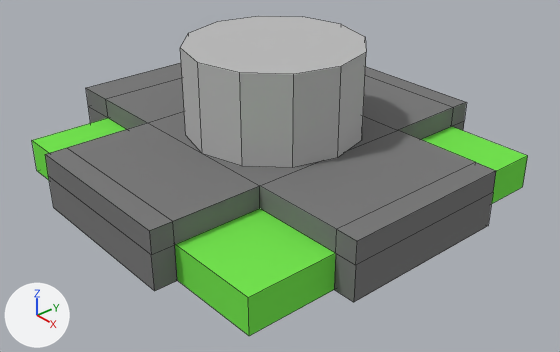
Renders of the Blender file blend/green_base.blend from each side of a commit.
Before and after are seen from a camera (50 mm lens) standing at (1.214, -1.037, 0.806) and looking at (0.046, -0.024, -0.006). Arrows for +X, +Y and +Z are at lower left; the lights stay in place. Mesh edges are drawn as thin lines.
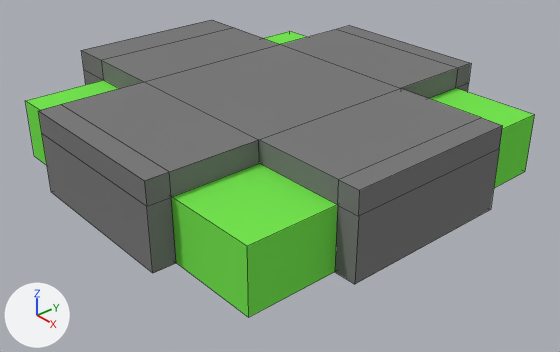
Where the change shows, as pixel boxes (x1, y1, x2, y2) in the pictures (560 x 352 px):
'Cube', reshaped (7% shorter)
    before: (32, 16, 528, 336)
    after: (26, 20, 534, 317)
part 1 of me_cube, added (green)
    after: (26, 31, 534, 317)
part 2 of me_cube, rebuilt (10% taller)
    before: (45, 63, 496, 302)
    after: (38, 20, 503, 284)
part 3 of me_cube, deleted
    before: (180, 16, 366, 168)
part 4 of me_cube, deleted (green)
    before: (32, 118, 528, 336)

The change, as a diff of the scene's bpy script:
```diff
--- a/blend/green_base.blend.py
+++ b/blend/green_base.blend.py
@@ me_cube @@
 # used by ob_cube; location = (0.0, 0.0, 0.0)
-me_cube.from_pydata(...)  # 104 vertices, 90 faces; spans x -0.5..0.45, y -0.451..0.449, z -0.04..0.289
+me_cube.from_pydata(...)  # 80 vertices, 76 faces; spans x -0.5..0.45, y -0.451..0.449, z -0.001..0.189
+# me_cube part 1: a new loose piece, a box spanning x -0.4..0.4, y -0.4..0.4, z -0.001..0.139, in mat_material_001 (green #75e751)
+# me_cube part 2: the loose piece of 72 vertices spanning x -0.5..0.45, y -0.451..0.449, z -0.04..0.09 is rebuilt with 72 vertices and now spans x -0.5..0.45, y -0.451..0.449, z -0.001..0.189
+# me_cube part 3: the loose piece of 24 vertices spanning x -0.2..0.2, y -0.2..0.2, z 0.089..0.289 is deleted
+# me_cube part 4: the loose piece of 8 vertices spanning x -0.4..0.4, y -0.4..0.4, z -0.04..0.04 is deleted
 me_cube.materials.append(mat_material)
 me_cube.materials.append(mat_material_001)
-me_cube.materials.append(mat_material_002)  # grey #bcbcbc
```
